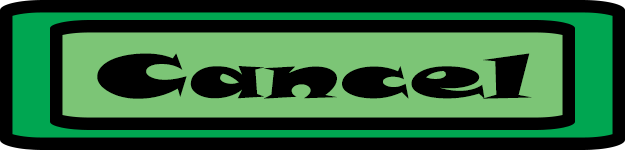
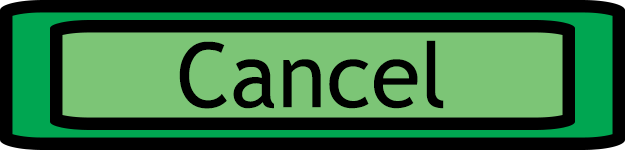
Comparing the layer stacks of the two 625 x 150 images. Changes:
painted on "Cancel" over [97, 40, 532, 109]
